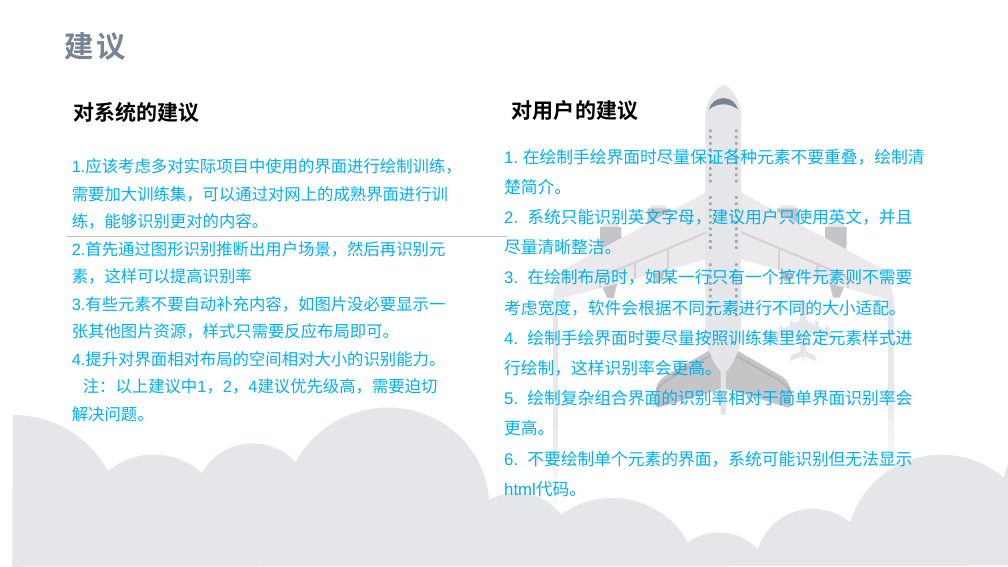
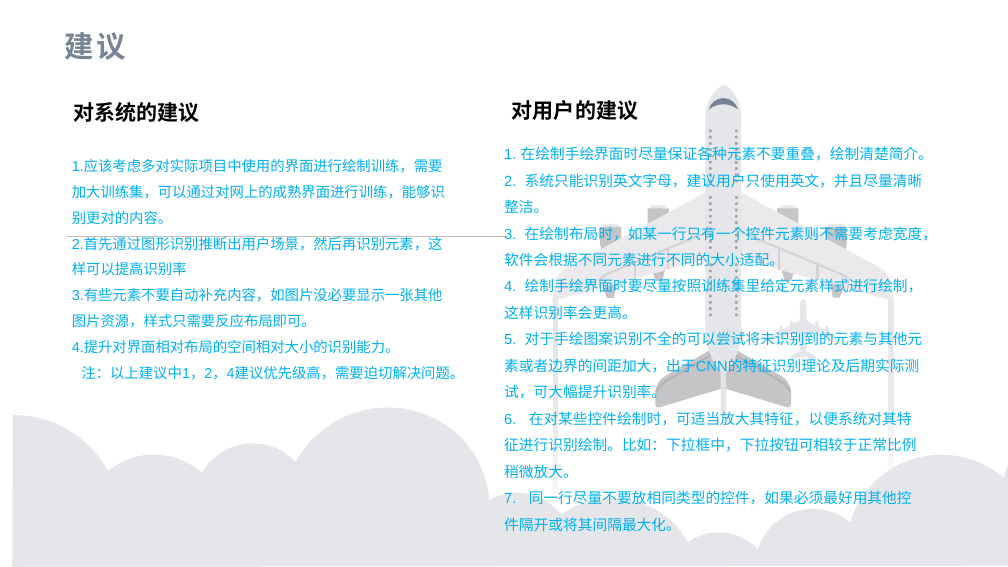
Before and after one commit to MSE-925/Sketch2codeTest, a slide deck: slide 26 of 现代软件工程最终修改版.pptx. Drawn at 1008x567 pixels with LibreOffice and Linux fonts; fonts in the diff are those of the drawing. Boxes give left, top, right and bottom in pixels: in the first picture for what was removed or moved away, otherwise in the second. Text is boxed around its words. In the diff, an @@ line names an element or a change of style, - is before the commit and + after.

Commit message:
Add files via upload
再次修改

```diff
--- a/现代软件工程最终修改版.pptx
+++ b/现代软件工程最终修改版.pptx
@@ text "1.应该考虑多对实际项目中使用的界面进行绘制训练，需要加大训练集，可以通过对网上的成熟界面进行训练，能够识别更对的内容。" at [72,160,464,380]: size 15.6 to 13.7 pt; line spacing 1.4 to 1.5 @@
@@ text at [504,146,937,320]: size 16 to 14 pt in "1. 在绘制手绘界面时尽量保证各种元素不要重叠，绘制清楚简介。", "2. 系统只能识别英文字母，建议用户只使用英文，并且尽量清晰整洁。", "3. 在绘制布局时，如某一行只有一个控件元素则不需要考虑宽度，软件会根据不同元素进行不同的大小适配。", "4. 绘制手绘界面时要尽量按照训练集里给定元素样式进行绘制，这样识别率会更高。" @@
@@ text at [504,331,923,532]: text changed; size 16 to 14 pt @@
-5. 绘制复杂组合界面的识别率相对于简单界面识别率会更高。
-6. 不要绘制单个元素的界面，系统可能识别但无法显示html代码。
+5. 对于手绘图案识别不全的可以尝试将未识别到的元素与其他元素或者边界的间距加大，出于CNN的特征识别理论及后期实际测试，可大幅提升识别率。
+6. 在对某些控件绘制时，可适当放大其特征，以便系统对其特征进行识别绘制。比如：下拉框中，下拉按钮可相较于正常比例稍微放大。
+7. 同一行尽量不要放相同类型的控件，如果必须最好用其他控件隔开或将其间隔最大化。
```
